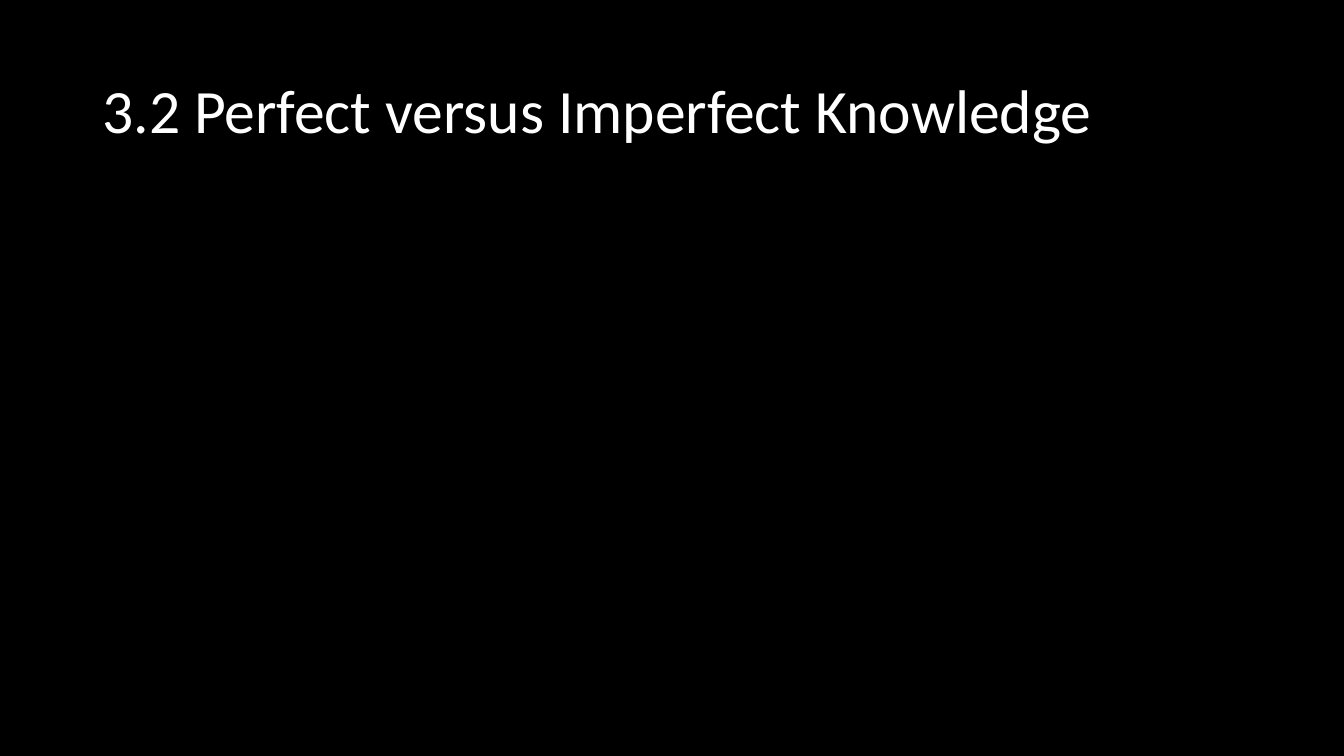
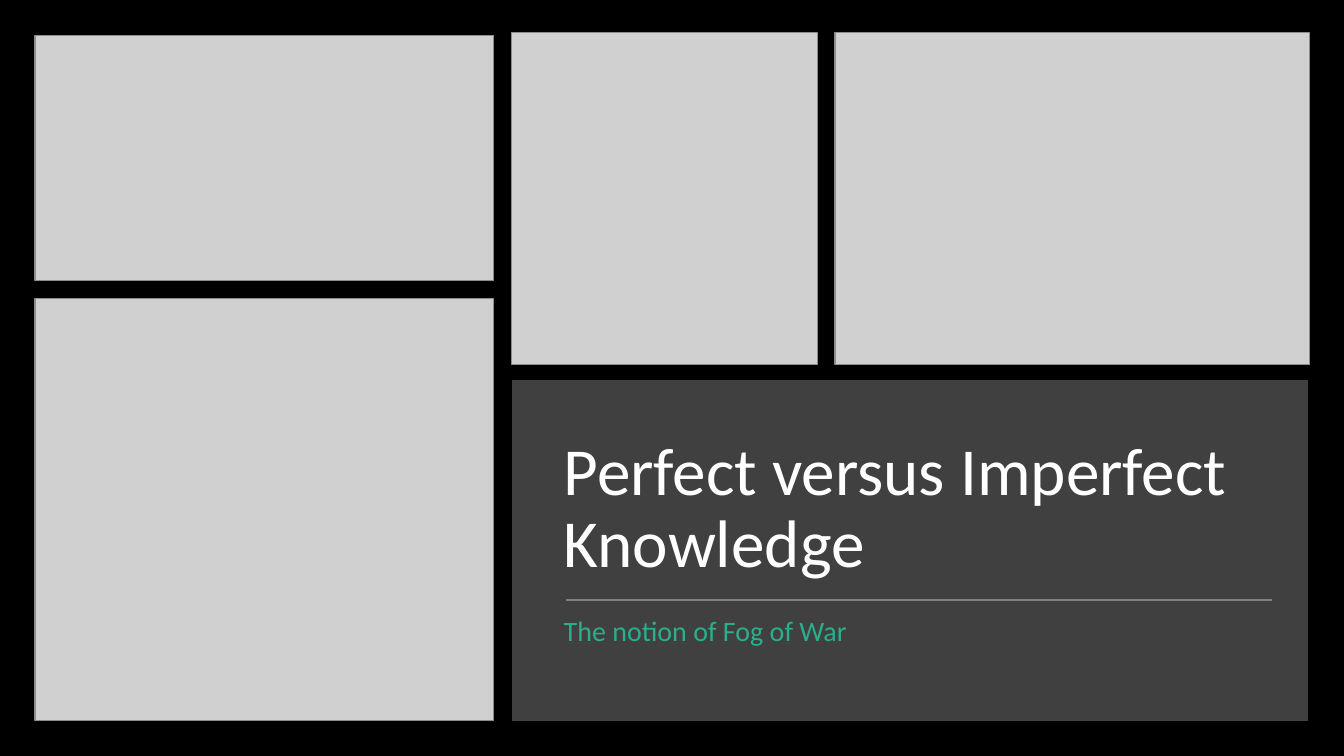
Before and after one commit to rndmized/AI-in-gaming-research, a slide deck: slide 10 of Presentation/AI in Video Games.pptx. Drawn at 1344x756 pixels with LibreOffice and Linux fonts; fonts in the diff are those of the drawing; grey boxes stand for pictures. Boxes give left, top, right and bottom in pixels: in the first picture for what was removed or moved away, otherwise in the second. Text is boxed around its words. In the diff, an @@ line names an element or a change of style, - is before the commit and + after.

Commit message:
New Slides Added

```diff
--- a/Presentation/AI in Video Games.pptx
+++ b/Presentation/AI in Video Games.pptx
@@ picture added at (x1=35, y1=35, x2=494, y2=280) @@
@@ picture added at (x1=511, y1=33, x2=818, y2=365) @@
@@ picture added at (x1=835, y1=33, x2=1310, y2=365) @@
@@ picture added at (x1=35, y1=298, x2=494, y2=721) @@
@@ rectangle added at (x1=519, y1=387, x2=1302, y2=715), fill #404040, outline #404040 10 pt @@
@@ title "Perfect versus Imperfect Knowledge" at (x1=564, y1=449, x2=1226, y2=579): vertical alignment middle to bottom @@
@@ title at (x1=564, y1=449, x2=1226, y2=579): text changed; size 44 to 48 pt @@
-3.2 Perfect versus Imperfect Knowledge
+Perfect versus Imperfect Knowledge
@@ text added at (x1=564, y1=621, x2=846, y2=646), 20 pt, text #29AF8C @@
+The notion of Fog of War
@@ line added from (567, 600) to (1272, 600), #808080 1.75 pt @@
```
Also in this commit, not shown: 8 other slides changed, 1 slide added, 1 slide removed, 6 other files.
